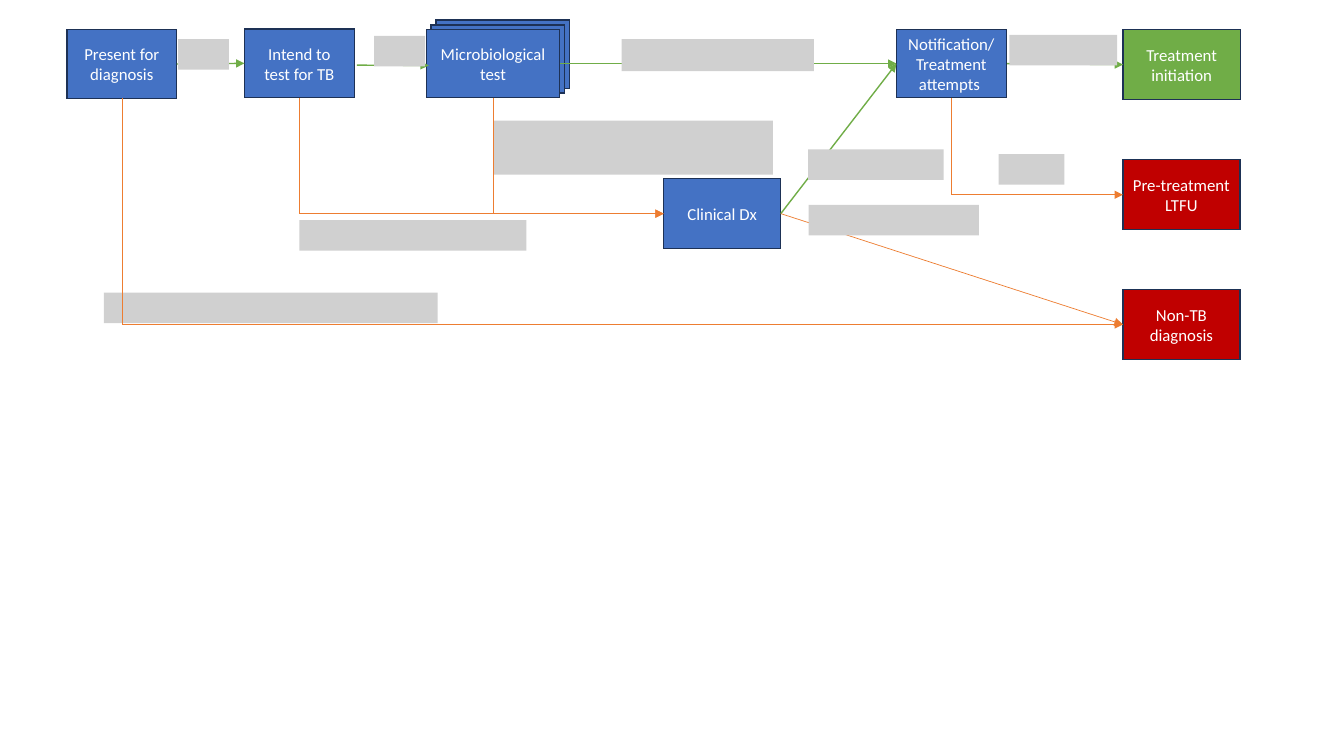
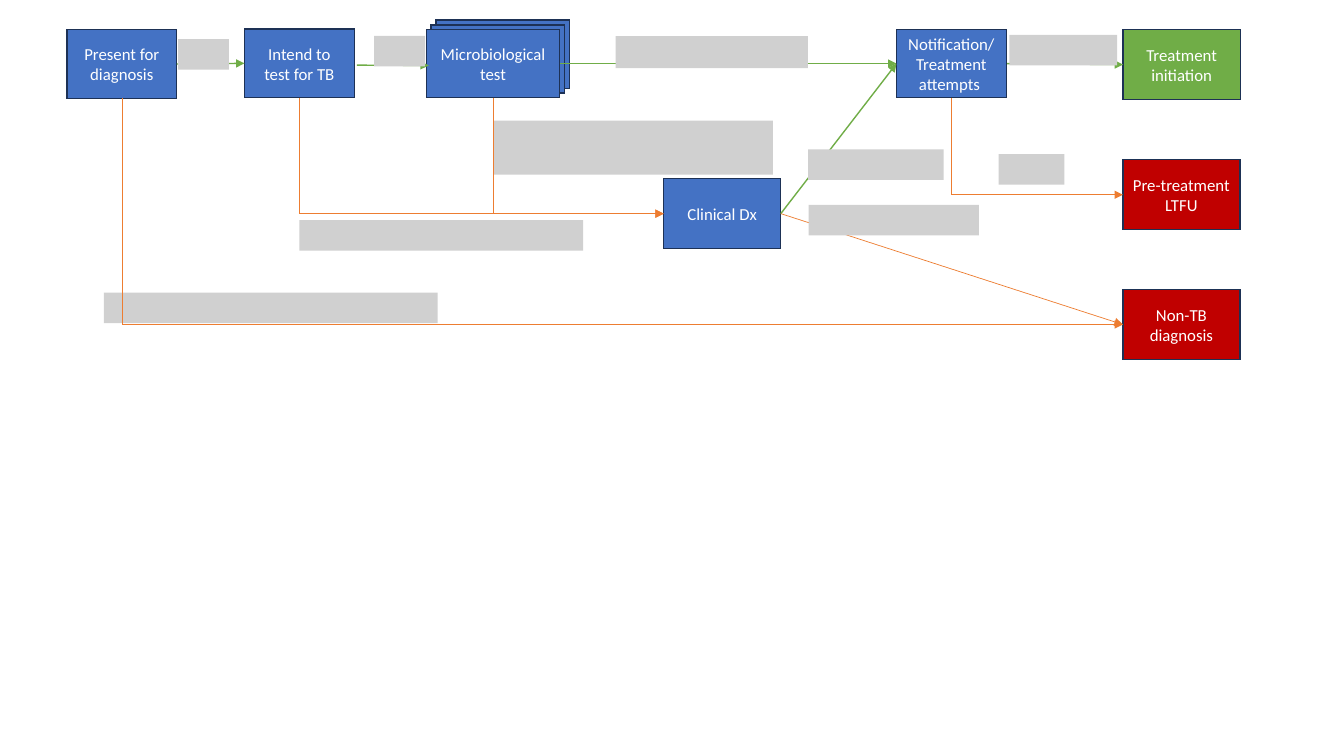
Before and after one commit to TimeWz667/IndTB_dx, a slide deck: slide 30 of docs/Diagnosis unbox 230907.pptx. Drawn at 1344x756 pixels with LibreOffice and Linux fonts; fonts in the diff are those of the drawing; grey boxes stand for pictures. Boxes give left, top, right and bottom in pixels: in the first picture for what was removed or moved away, otherwise in the second. Text is boxed around its words. In the diff, an @@ line names an element or a change of style, - is before the commit and + after.

```diff
--- a/docs/Diagnosis unbox 230907.pptx
+++ b/docs/Diagnosis unbox 230907.pptx
@@ picture: place and size @@
-picture at box(622, 39, 815, 72)
+picture at box(616, 36, 809, 69)
@@ picture: place and size @@
-picture at box(299, 220, 526, 250)
+picture at box(299, 220, 584, 250)
```
Also in this commit, not shown: 1 other slide changed, 17 other files.
